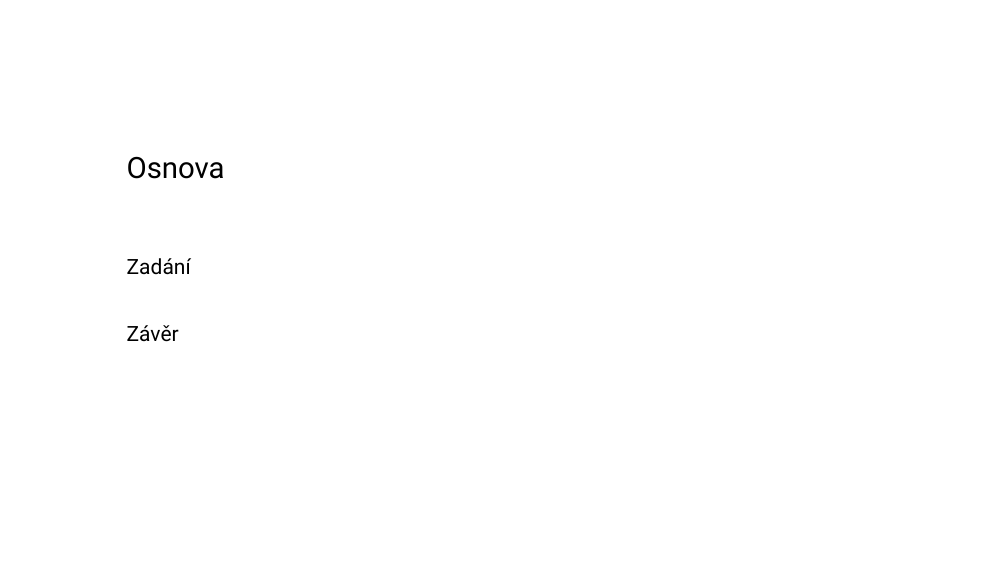
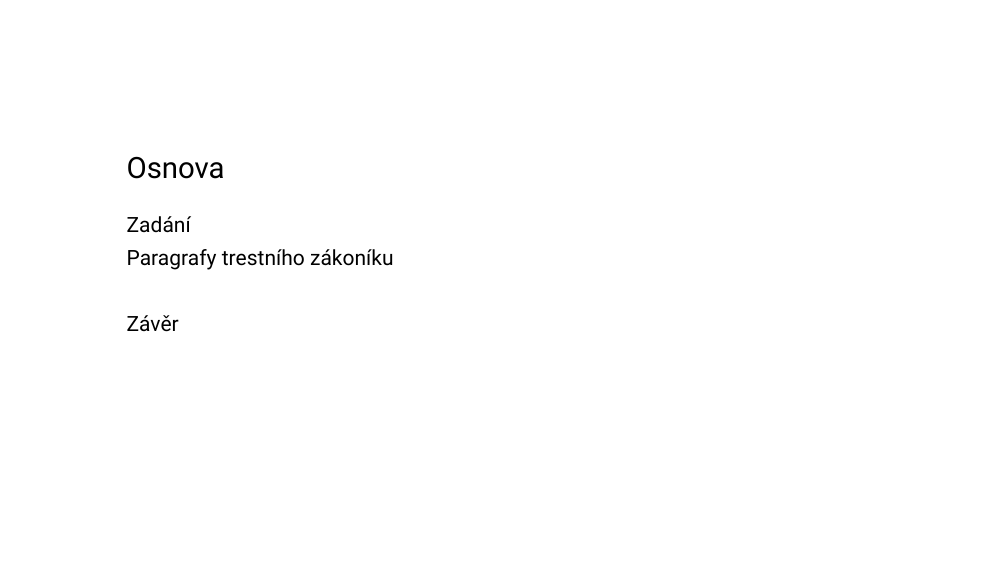
Before and after one commit to zimice/pr2_it_use, a slide deck: slide 2 of Kochanek_projekt_II_it_use_liability.pptx. Drawn at 1008x567 pixels with LibreOffice and Linux fonts; fonts in the diff are those of the drawing; background and template pictures are left out. Boxes give left, top, right and bottom in pixels: in the first picture for what was removed or moved away, otherwise in the second. Text is boxed around its words. In the diff, an @@ line names an element or a change of style, - is before the commit and + after.

```diff
--- a/Kochanek_projekt_II_it_use_liability.pptx
+++ b/Kochanek_projekt_II_it_use_liability.pptx
@@ text "Zadání": place and size @@
-text "Zadání" at [127,258,191,342]
+text "Zadání" at [127,216,394,332]
@@ text at [127,249,394,270]: paragraph added @@
+Paragrafy trestního zákoníku
```
Also in this commit, not shown: 1 slide added, 1 slide removed, 2 other files.
